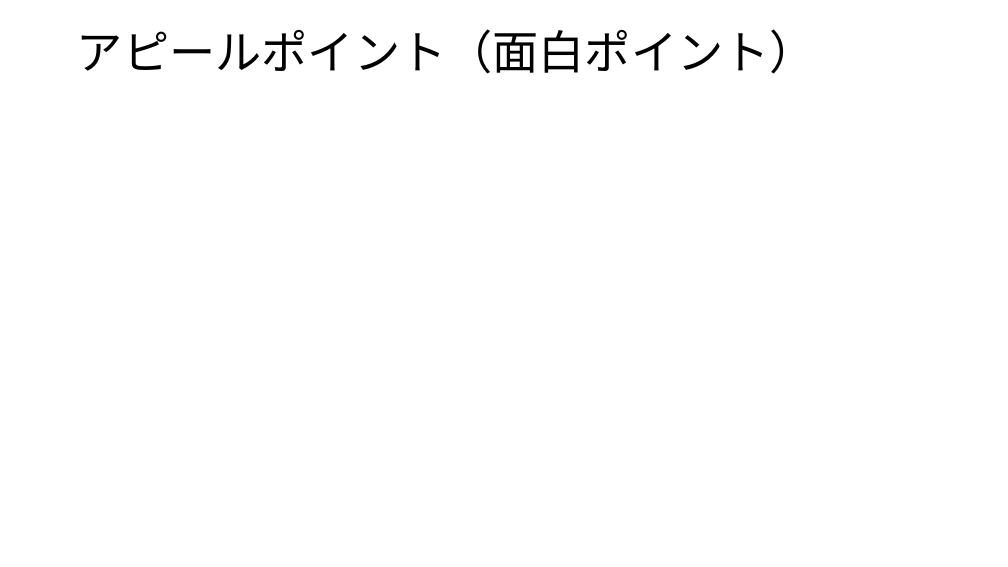
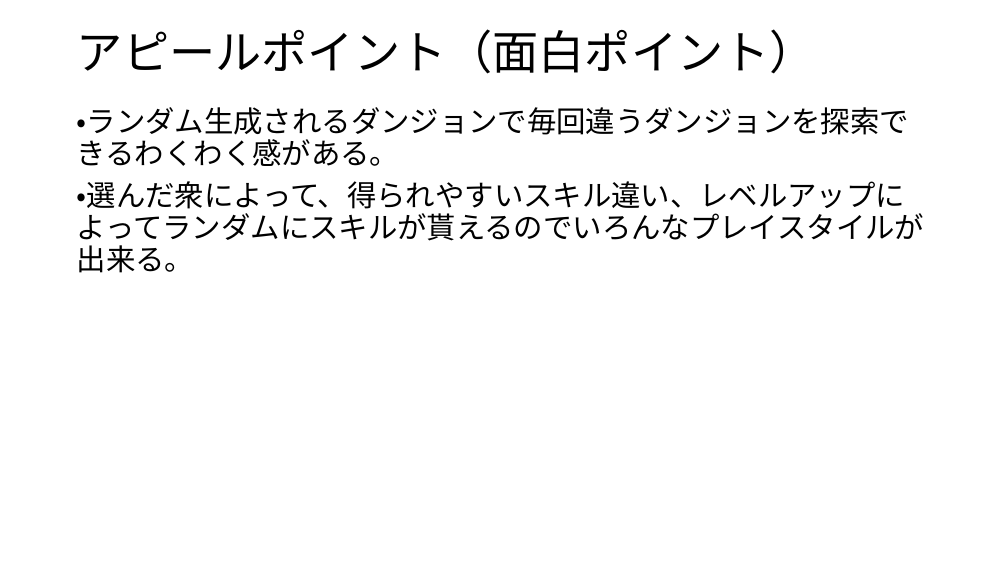
Before and after one commit to 2023Game/07Nakamoto, a slide deck: slide 11 of 3年後期/企画/ゲーム企画書_提出.pptx (slide 6 before the commit). Drawn at 1008x567 pixels with LibreOffice and Linux fonts; fonts in the diff are those of the drawing. Boxes give left, top, right and bottom in pixels: in the first picture for what was removed or moved away, otherwise in the second. Text is boxed around its words. In the diff, an @@ line names an element or a change of style, - is before the commit and + after.

```diff
--- a/3年後期/企画/ゲーム企画書_提出.pptx
+++ b/3年後期/企画/ゲーム企画書_提出.pptx
@@ text added at bbox=[77, 107, 924, 273], 28 pt, text #000000 @@
+・ランダム生成されるダンジョンで毎回違うダンジョンを探索できるわくわく感がある。
+・選んだ衆によって、得られやすいスキル違い、レベルアップによってランダムにスキルが貰えるのでいろんなプレイスタイルが出来る。
```
Also in this commit, not shown: 5 other slides changed, 6 slides added, 2 other files.
